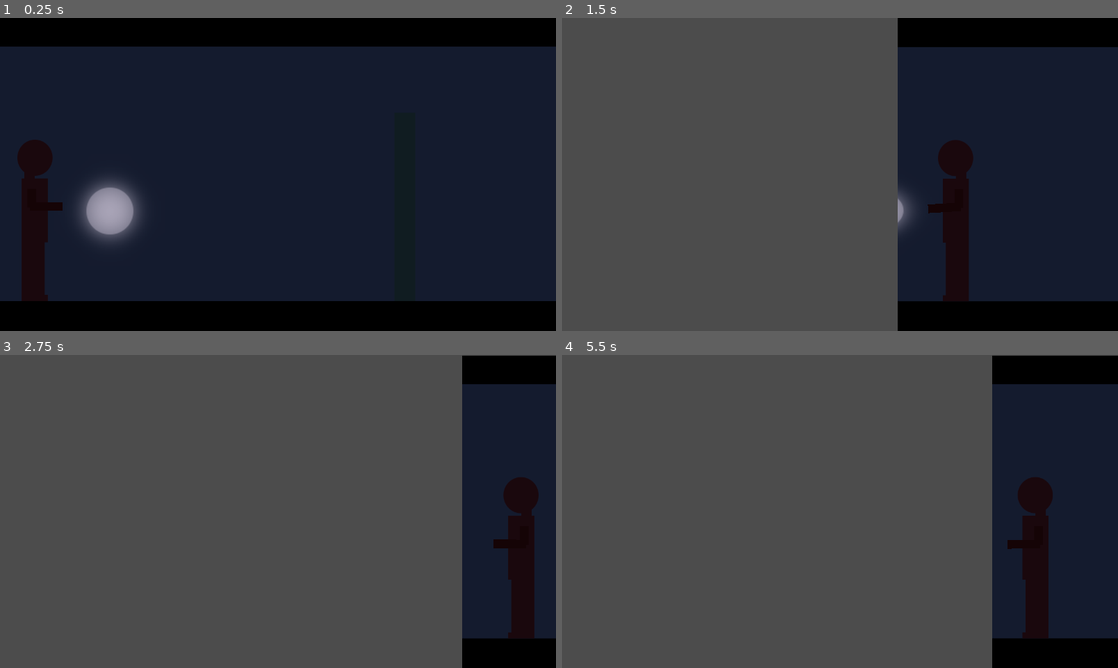
Above: before the commit, frames 1-4 (two rows, left to right).
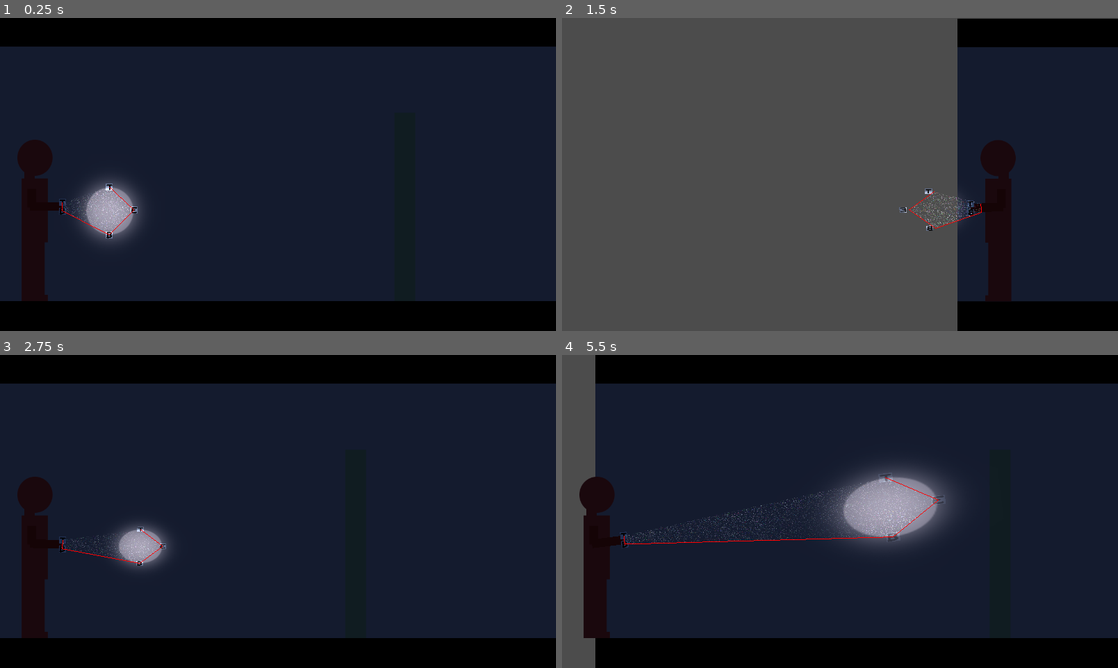
Above: after the commit, the same moments.

Repository: heroofhyla/jumpscare-juneuary
Game: Godot game, scene res://Game.tscn
The game is run twice, just before and just after one commit, with the same random seed, the same clock (stepped at 60 frames per second) and the same inputs.
Inputs (mouse positions are in pixels of both pictures, inside the frame that each line leads up to):
- Up to frame 1 (0.25 s): no input
- Up to frame 2 (1.5 s): tap Enter at 0.5 s; move the mouse to (867, 174) at 0.52 s; hold D (move_right) 0.53-1.28 s; hold S (turn) 0.53-1.28 s; move the mouse to (812, 174) at 1.27 s; hold A (move_left) from 1.28 s (still down); tap S (turn) at 1.35 s
- Up to frame 3 (2.75 s): move the mouse to (289, 505) at 2.02 s; release A (move_left) at 2.03 s; hold D (move_right) from 2.03 s (still down); hold S (turn) from 2.03 s (still down)
- Up to frame 4 (5.5 s): move the mouse to (834, 517) at 2.77 s; release S (turn) at 2.78 s; tap S (turn) at 2.85, 4.35 s; move the mouse to (878, 514) at 3.52 s; release D (move_right) at 3.53 s; hold S (turn) 3.53-4.28 s; hold A (move_left) from 3.53 s (still down); tap Escape (ui_cancel) at 4.15 s; move the mouse to (673, 464) at 4.27 s; tap 1 (debug_1, bound only after the commit) at 4.9 s; move the mouse to (867, 511) at 5.02 s; hold S (turn) from 5.03 s (still down)

The runs differ from the first frame. In frame 1, 0.3% of the frame differs, in the area x 10-25%, y 52-71%; in frame 2, 14%; in frame 3, 85%, in the area x 0-100%, y 0-100%; in frame 4, 74%.

Commit message:
Flashlight beam fixes

Diff:
--- a/godot/Game.gd
+++ b/godot/Game.gd
@@ -3,6 +3,7 @@
 var mouse_vis = false
 func _ready():
 	Input.set_mouse_mode(Input.MOUSE_MODE_CAPTURED)
+	#Engine.time_scale = 0.125
 
 func _input(event):
 	if event.is_action_pressed("ui_cancel"):
--- a/godot/Game.tscn
+++ b/godot/Game.tscn
@@ -1,8 +1,9 @@
-[gd_scene load_steps=7 format=2]
+[gd_scene load_steps=8 format=2]
 
 [ext_resource path="res://player/Player.tscn" type="PackedScene" id=1]
 [ext_resource path="res://test_bg.png" type="Texture" id=2]
 [ext_resource path="res://Game.gd" type="Script" id=3]
+[ext_resource path="res://Pauser.gd" type="Script" id=4]
 [ext_resource path="res://light_motes.png" type="Texture" id=9]
 [ext_resource path="res://DustMotes.gd" type="Script" id=10]
 
@@ -41,3 +42,7 @@
 material = SubResource( 4 )
 texture = ExtResource( 9 )
 centered = false
+
+[node name="Pauser" type="Node2D" parent="."]
+pause_mode = 2
+script = ExtResource( 4 )
--- /dev/null
+++ b/godot/Pauser.gd
@@ -0,0 +1,5 @@
+extends Node2D
+
+func _input(event):
+	if event.is_action_pressed("debug_2"):
+		get_tree().paused = not get_tree().paused
--- a/godot/player/LightBeamTexture.gd
+++ b/godot/player/LightBeamTexture.gd
@@ -6,21 +6,20 @@
 export (NodePath) var light_bottom_path
 export (NodePath) var hand_top_path
 export (NodePath) var hand_bottom_path
-
+export (NodePath) var player_path
+export (bool) var flip_y = true
+export (bool) var polyline = false
 var light_top
 var light_end
 var light_bottom
 var hand_top
 var hand_bottom
 var player_camera
+var player
+var verts = []
 
-var colors = [
-	Color(1,1,1,0.3),
-	Color(1,1,1,0.3),
-	Color(1,1,1,0.3),
-	Color(1,1,1,0.3),
-	Color(1,1,1,0.3)
-	]
+const translucent_white = Color(1,1,1,0.3)
+
 
 func _ready():
 	player_camera = get_node(player_camera_path)
@@ -29,13 +28,20 @@
 	light_bottom = get_node(light_bottom_path)
 	hand_top = get_node(hand_top_path)
 	hand_bottom = get_node(hand_bottom_path)
+	player = get_node(player_path)
 	#material.set_shader_param("ViewportTexture", get_parent().get_texture())
 
 func build_point(point):
-	return Vector2(
-		point.global_position.x - player_camera.global_position.x,
-		720 - (point.global_position.y - player_camera.global_position.y)
-	)
+	if flip_y:
+		return Vector2(
+			point.global_position.x - player_camera.global_position.x,
+			720 - (point.global_position.y - player_camera.global_position.y)
+		)
+	else:
+		return Vector2(
+			point.global_position.x - player_camera.global_position.x,
+			(point.global_position.y - player_camera.global_position.y)
+		)
 
 func shrink_verts(verts):
 	verts[0].x -= 4
@@ -48,9 +54,15 @@
 	verts[3].y += 4
 	verts[4].x += 4
 	verts[4].y -= 4
+
+func clean_up_duplcates(arr):
+	for i in range(len(arr - 1)):
+		if arr[i] in arr.slice(i, len(arr)):
+			print("duplicate found!")
+
 func _draw():
 
-	var verts = [
+	verts = [
 		build_point(light_top),
 		build_point(light_end),
 		build_point(light_bottom),
@@ -59,11 +71,23 @@
 		]
 
 
-	draw_polygon(PoolVector2Array(verts), PoolColorArray(colors))
-	shrink_verts(verts)
-	draw_polygon(PoolVector2Array(verts), PoolColorArray(colors))
-	shrink_verts(verts)
-	draw_polygon(PoolVector2Array(verts), PoolColorArray(colors))
+	#if player.facing == 1 and verts[0].x < verts[4].x:
+		#return
+	#if player.facing == 0 and verts[0].x > verts[4].x:
+		#return
+	if polyline:
+		draw_polyline(PoolVector2Array(verts), Color.red)
+	else:
+		draw_colored_polygon(PoolVector2Array(verts), Color.white)
 
-func _process(delta):
+	#shrink_verts(verts)
+	#draw_colored_polygon(PoolVector2Array(verts), translucent_white)
+	#shrink_verts(verts)
+	#draw_colored_polygon(PoolVector2Array(verts), translucent_white)
+
+func _physics_process(delta):
 	update()
+	if Input.is_action_just_pressed("debug_1"):
+		print("===")
+		for vert in verts:
+			print(str(vert))
--- a/godot/player/Player.gd
+++ b/godot/player/Player.gd
@@ -8,6 +8,8 @@
 onready var arm = $Body/Arm
 onready var hand = $Body/Arm/Hand
 onready var elbow = $Body/Elbow
+onready var light_top = $FlashlightSpot/LightTop
+onready var light_bottom = $FlashlightSpot/LightBottom
 #onready var flashlight_target = $FlashlightTarge
 var facing = 1
 
@@ -22,17 +24,22 @@
 	handle_state(ExploreState.new(self))
 
 
-func update_flashlight():
+func update_flashlight(limit=true, update_arm=true):
 		var flashlight_length = hand.position.distance_to(flashlight.position)
 		var length_ratio = flashlight_length/original_flashlight_length
 		arm.rotation = elbow.global_position.direction_to(flashlight.global_position).angle()
 		if facing == 0:
 			arm.rotation = PI - arm.rotation
-		flashlight.position.x = clamp(flashlight.position.x, mouse_bounds.position.x,mouse_bounds.end.x)
-		flashlight.position.y = clamp(flashlight.position.y, mouse_bounds.position.y, mouse_bounds.end.y)
+		if limit:
+			flashlight.position.x = clamp(flashlight.position.x, mouse_bounds.position.x,mouse_bounds.end.x)
+			flashlight.position.y = clamp(flashlight.position.y, mouse_bounds.position.y, mouse_bounds.end.y)
 		flashlight.scale.x = length_ratio/4 + .5
 		flashlight.scale.y = length_ratio/8 + .5
+		if facing == 0:
+			flashlight.scale.y *= -1
 		flashlight.rotation = hand.global_position.direction_to(flashlight.global_position).angle()
+		if light_top.global_position.y > light_bottom.global_position.y:
+			flashlight.scale.y *= -1
 		flashlight.modulate.a = (2.5 - flashlight.scale.x) / 2
 
 
@@ -79,12 +86,13 @@
 		pass
 
 	func enter():
+		var tween_speed = 0.75
 		if _entity.facing == 1:
-			tween.interpolate_property(camera, "position", camera.position, _entity.left_camera_position, 0.5)
+			tween.interpolate_property(camera, "position", camera.position, _entity.left_camera_position, tween_speed)
 		else:
-			tween.interpolate_property(camera, "position", camera.position, _entity.right_camera_position, 0.5)
-		tween.interpolate_property(flashlight_spot, "position", flashlight_spot.position, flashlight_spot.position * Vector2(-1,1), 0.5)
-		tween.interpolate_property(self, "tween_progress", 0.0, 1.0, 0.5)
+			tween.interpolate_property(camera, "position", camera.position, _entity.right_camera_position, tween_speed)
+		tween.interpolate_property(flashlight_spot, "position", flashlight_spot.position, flashlight_spot.position * Vector2(-1,1), tween_speed)
+		tween.interpolate_property(self, "tween_progress", 0.0, 1.0, tween_speed)
 		tween.start()
 
 	func physics_process(delta):
@@ -99,6 +107,7 @@
 		else:
 			_entity.mouse_bounds = _entity.left_mouse_bounds
 			body.scale.x = -1
-		_entity.update_flashlight()
+		_entity.update_flashlight(false)
+
 	func tween_all_completed():
 		return ExploreState.new(_entity)
--- a/godot/player/Player.tscn
+++ b/godot/player/Player.tscn
@@ -1,12 +1,22 @@
-[gd_scene load_steps=6 format=2]
+[gd_scene load_steps=12 format=2]
 
 [ext_resource path="res://player/test_player.png" type="Texture" id=1]
 [ext_resource path="res://player/arm.png" type="Texture" id=2]
 [ext_resource path="res://player/flashlight_spot.png" type="Texture" id=3]
+[ext_resource path="res://player/LightBeamTexture.gd" type="Script" id=4]
 [ext_resource path="res://player/Player.gd" type="Script" id=5]
+[ext_resource path="res://b_icon.png" type="Texture" id=6]
+[ext_resource path="res://t_icon.png" type="Texture" id=7]
+[ext_resource path="res://e_icon.png" type="Texture" id=8]
 
 [sub_resource type="RectangleShape2D" id=2]
 extents = Vector2( 27.5, 184.5 )
+
+[sub_resource type="ViewportTexture" id=3]
+viewport_path = NodePath("BeamViewport")
+
+[sub_resource type="CanvasItemMaterial" id=4]
+light_mode = 1
 
 [node name="Player" type="KinematicBody2D"]
 position = Vector2( 90, 464 )
@@ -19,14 +29,17 @@
 position = Vector2( 163, -22 )
 texture = ExtResource( 3 )
 
-[node name="LightTop" type="Position2D" parent="FlashlightSpot"]
+[node name="LightTop" type="Sprite" parent="FlashlightSpot"]
 position = Vector2( -1, -53 )
+texture = ExtResource( 7 )
 
-[node name="LightBottom" type="Position2D" parent="FlashlightSpot"]
+[node name="LightBottom" type="Sprite" parent="FlashlightSpot"]
 position = Vector2( -1, 57 )
+texture = ExtResource( 6 )
 
-[node name="LightEnd" type="Position2D" parent="FlashlightSpot"]
+[node name="LightEnd" type="Sprite" parent="FlashlightSpot"]
 position = Vector2( 56, 0 )
+texture = ExtResource( 8 )
 
 [node name="Body" type="Sprite" parent="."]
 light_mask = 0
@@ -42,11 +55,13 @@
 [node name="Hand" type="Node2D" parent="Body/Arm"]
 position = Vector2( 63, -1 )
 
-[node name="HandTop" type="Position2D" parent="Body/Arm"]
+[node name="HandTop" type="Sprite" parent="Body/Arm"]
 position = Vector2( 71, -10 )
+texture = ExtResource( 7 )
 
-[node name="HandBottom" type="Position2D" parent="Body/Arm"]
+[node name="HandBottom" type="Sprite" parent="Body/Arm"]
 position = Vector2( 71, 10 )
+texture = ExtResource( 6 )
 
 [node name="Elbow" type="Node2D" parent="Body"]
 position = Vector2( -19, -32 )
@@ -55,17 +70,50 @@
 position = Vector2( -14.5, 2.5 )
 shape = SubResource( 2 )
 
+[node name="BeamViewport" type="Viewport" parent="."]
+size = Vector2( 1280, 720 )
+transparent_bg = true
+disable_3d = true
+usage = 0
+render_target_update_mode = 3
+
+[node name="LightBeamTexture" type="Sprite" parent="BeamViewport"]
+script = ExtResource( 4 )
+player_camera_path = NodePath("../../PlayerCamera")
+light_top_path = NodePath("../../FlashlightSpot/LightTop")
+light_end_path = NodePath("../../FlashlightSpot/LightEnd")
+light_bottom_path = NodePath("../../FlashlightSpot/LightBottom")
+hand_top_path = NodePath("../../Body/Arm/HandTop")
+hand_bottom_path = NodePath("../../Body/Arm/HandBottom")
+player_path = NodePath("../..")
+
 [node name="PlayerCamera" type="Camera2D" parent="."]
 position = Vector2( -90, -464 )
 anchor_mode = 0
 current = true
 
-[node name="LightBeam" type="Light2D" parent="."]
+[node name="LightBeam" type="Light2D" parent="PlayerCamera"]
 light_mask = 2
-position = Vector2( -90, -464 )
+texture = SubResource( 3 )
 offset = Vector2( 640, 360 )
 range_layer_max = 8
 range_item_cull_mask = 2
+
+[node name="LightDebugBoundary" type="Sprite" parent="PlayerCamera"]
+material = SubResource( 4 )
+script = ExtResource( 4 )
+__meta__ = {
+"_editor_description_": ""
+}
+player_camera_path = NodePath("../../PlayerCamera")
+light_top_path = NodePath("../../FlashlightSpot/LightTop")
+light_end_path = NodePath("../../FlashlightSpot/LightEnd")
+light_bottom_path = NodePath("../../FlashlightSpot/LightBottom")
+hand_top_path = NodePath("../../Body/Arm/HandTop")
+hand_bottom_path = NodePath("../../Body/Arm/HandBottom")
+player_path = NodePath("../..")
+flip_y = false
+polyline = true
 
 [node name="AnimationPlayer" type="AnimationPlayer" parent="."]
 root_node = NodePath("../StateTimer")
--- a/godot/project.godot
+++ b/godot/project.godot
@@ -90,6 +90,16 @@
 "events": [ Object(InputEventKey,"resource_local_to_scene":false,"resource_name":"","device":0,"alt":false,"shift":false,"control":false,"meta":false,"command":false,"pressed":false,"scancode":0,"physical_scancode":83,"unicode":0,"echo":false,"script":null)
  ]
 }
+debug_1={
+"deadzone": 0.5,
+"events": [ Object(InputEventKey,"resource_local_to_scene":false,"resource_name":"","device":0,"alt":false,"shift":false,"control":false,"meta":false,"command":false,"pressed":false,"scancode":49,"physical_scancode":0,"unicode":0,"echo":false,"script":null)
+ ]
+}
+debug_2={
+"deadzone": 0.5,
+"events": [ Object(InputEventKey,"resource_local_to_scene":false,"resource_name":"","device":0,"alt":false,"shift":false,"control":false,"meta":false,"command":false,"pressed":false,"scancode":50,"physical_scancode":0,"unicode":0,"echo":false,"script":null)
+ ]
+}
 
 [physics]
 
Binary file added: godot/b_icon.png
Not shown, added: godot/b_icon.png.import
Binary file added: godot/e_icon.png
Not shown, added: godot/e_icon.png.import
Binary file added: godot/t_icon.png
Not shown, added: godot/t_icon.png.import
Not shown, added: godot/b_icon.xcf
Not shown, added: godot/e_icon.xcf
Not shown, added: godot/t_icon.xcf
